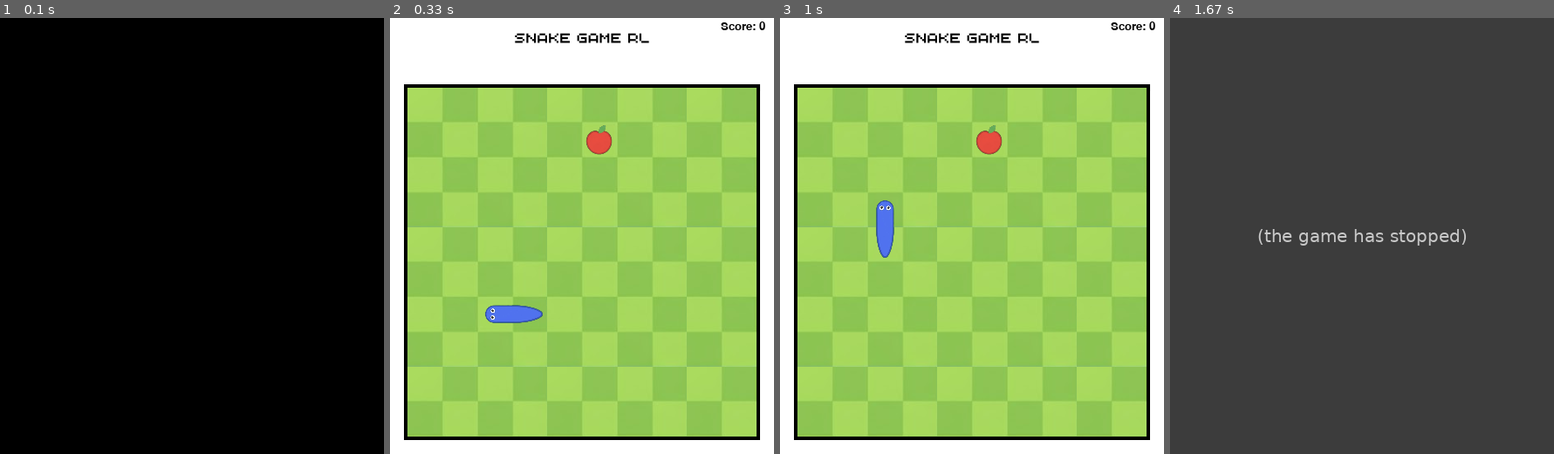
Above: before the commit, frames 1-4 (left to right).
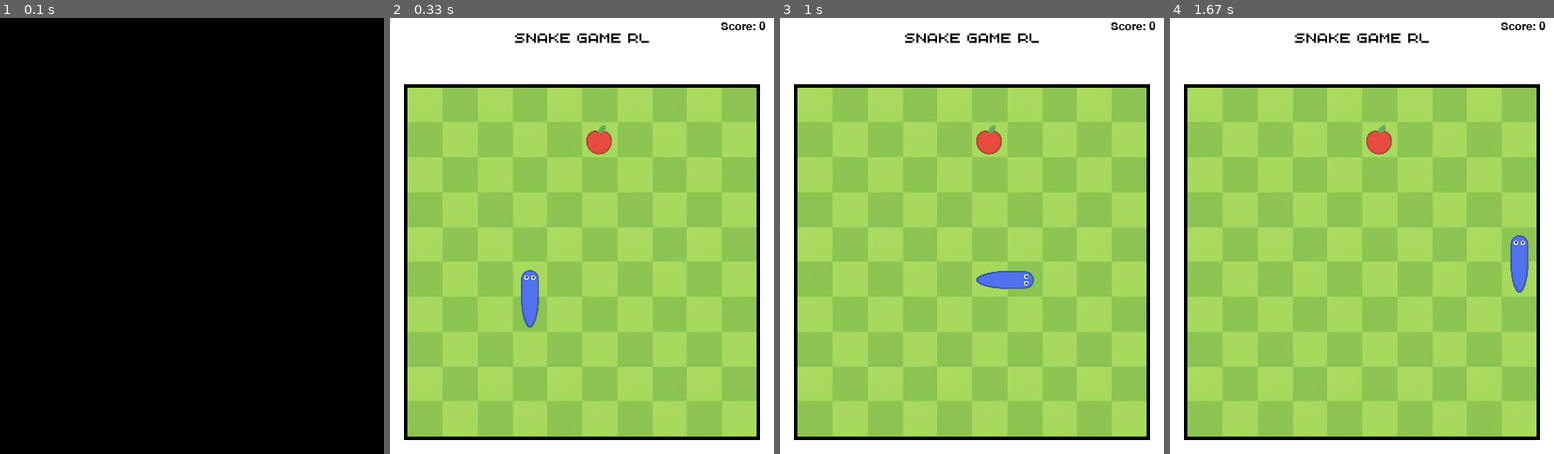
Above: after the commit, the same moments.

Repository: RohanSali/Learning-Projects
Game: pygame game, started from Winking Snake RL/snake.py
Same seed, same stepped clock (60 frames per second), same inputs: the game is played once before the commit and once after it.
Inputs:
- Up to frame 1 (0.1 s): no input
- Up to frame 2 (0.33 s): no input
- Up to frame 3 (1 s): no input
- Up to frame 4 (1.67 s): no input

Frame 1 is identical in both runs. In frame 2, 0.9% of the frame differs, in the area x 24-40%, y 57-71%; in frame 3, 1.1%; in frame 4, 100%, in the area x 0-100%, y 0-100%.
Before the commit the program exited at 1.6 s; later frames show no game.

Commit message:
Isolated Environment, Visualizer and Runner from snake.py

Diff:
--- /dev/null
+++ b/Winking Snake RL/environment/snake.py
@@ -0,0 +1,148 @@
+class SnakeNode :
+    def __init__(self, position, facing, nodeType):
+        self.position = position
+        self.facing = facing      # 0: Up,  1: Right,  2: Bottom,  3: Left
+        self.nodeType = nodeType  # 0: Head, 1: Tail, 2: Body
+        self.whichTurn = 0        # 0: no turn, 1: right, 2: left
+        self.last_pos = position.copy()
+        self.last_facing = facing
+
+class Snake():
+    def __init__(self, position, facing):
+        self.length = 2
+
+        self.head = SnakeNode(position, facing, 0)
+        tail_position = self.get_next_node_loc(parent_position=position,parent_facing=facing)
+        self.tail = SnakeNode(tail_position, facing, 1)
+
+        self.nodes = [self.head, self.tail]
+
+    def get_next_node_loc(self, parent_position, parent_facing):
+        child_pos = None
+        if parent_facing == 0:  # Facing Top
+            child_pos = [parent_position[0], parent_position[1] + 1]
+        elif parent_facing == 1:  # Facing Right
+            child_pos = [parent_position[0] - 1, parent_position[1]]
+        elif parent_facing == 2:  # Facing Bottom
+            child_pos = [parent_position[0], parent_position[1] - 1]
+        elif parent_facing == 3:  # Facing Left
+            child_pos = [parent_position[0] + 1, parent_position[1]]
+
+        return child_pos
+
+    def add_node(self):
+        position = self.tail.position
+        facing = self.tail.facing
+        body_node = SnakeNode(position=position, facing=facing, nodeType=2)
+
+        self.tail.position = self.tail.last_pos.copy()
+        self.tail.facing = self.tail.last_facing
+
+        temp_tail = self.nodes.pop()
+        self.nodes.append(body_node)
+        self.nodes.append(temp_tail)
+
+        self.length += 1
+
+    def move_body(self):
+        """Move all body nodes to follow the previous node."""
+        for i in reversed(range(1, self.length)):
+            x, y = self.nodes[i - 1].position
+            face = self.nodes[i - 1].facing
+            turn = self.nodes[i - 1].whichTurn
+
+            last_pos = self.nodes[i].position.copy()
+            last_face = self.nodes[i].facing
+
+            self.nodes[i].position = [x, y]
+            self.nodes[i].facing = face
+            self.nodes[i].last_pos = last_pos
+            self.nodes[i].last_facing = last_face
+            self.nodes[i].whichTurn = turn
+
+    def move_head(self):
+        """Move head one step in its current direction."""
+        if self.head.facing == 0:      # Up
+            self.head.position[1] -= 1
+        elif self.head.facing == 1:    # Right
+            self.head.position[0] += 1
+        elif self.head.facing == 2:    # Down
+            self.head.position[1] += 1
+        elif self.head.facing == 3:    # Left
+            self.head.position[0] -= 1
+
+    def ahead(self):
+        self.move_body()
+        self.move_head()
+        self.head.whichTurn = 0
+
+    def right(self):
+        self.move_body()
+        self.head.facing = (self.head.facing + 1) % 4  # Look towards Right
+        self.move_head()
+        self.head.whichTurn = 1
+
+    def left(self):
+        self.move_body()
+        self.head.facing = (self.head.facing - 1) % 4  # Look towards Left
+        self.move_head()
+        self.head.whichTurn = 2
+
+    def wink(self):
+        """Special Fucnction that gives snake ability to get more score by shrinking its size directly 2 (initial point) with some penuly."""
+        if self.length > 2 :
+            pos = self.nodes[1].position
+            face = self.nodes[1].facing
+            last_pos = self.nodes[1].last_pos
+            last_face = self.nodes[1].last_facing
+
+            self.tail.position = pos.copy()
+            self.tail.facing = face
+            self.tail.last_pos = last_pos.copy()
+            self.tail.last_facing = last_face
+
+            for _ in range(self.length-1):
+                self.nodes.pop()
+
+            self.nodes.append(self.tail)
+            self.length = 2
+        else :
+            self.ahead()
+
+
+    def didCollide(self, grid):
+        """Returns true is head position is out of grid or on the current position of its body"""
+        collide = False
+
+        x, y = self.head.position
+        if x < 0 or x >= grid.layout[0] or y < 0 or y >= grid.layout[1]:
+            collide = True
+
+        for node in self.nodes[2:]:
+            if node.position == [x, y]:
+                collide = True
+
+        return collide
+
+class Apple:
+    def __init__(self, position):
+        self.position = position
+        self.eaten = False
+
+class Grid:
+    def __init__(self, grid_layout, grid_size, grid_location):
+        self.layout = grid_layout
+        self.size = grid_size
+        self.x = grid_location[0]
+        self.y = grid_location[1]
+        self.cell_size = ((self.size[0] / self.layout[0]), (self.size[1] / self.layout[1]))
+
+    def get_cell(self, x, y):
+        cell_x = x - self.x // (self.cell_size[0])
+        cell_y = y - self.y // (self.cell_size[1])
+        return [cell_x, cell_y]
+
+    def get_location(self, cell_x, cell_y):
+        x = cell_x * self.cell_size[0]
+        y = cell_y * self.cell_size[1]
+        return [self.x + x, self.y + y]
--- /dev/null
+++ b/Winking Snake RL/runner.py
@@ -0,0 +1,140 @@
+import sys
+from pathlib import Path
+import random
+
+from environment.snake import Snake, Grid, Apple
+from visualizer.pygame_visualizer import Visualizer, GRID_SIZE, GRID_LOC
+
+GRID_NAME = "Grid_10.png"
+GRID_LAYOUT = (10, 10)
+
+def reset_environment(apple_count=1):
+    grid = Grid(grid_layout=GRID_LAYOUT, grid_size=GRID_SIZE, grid_location=GRID_LOC)
+
+    s_cell_x, s_cell_y = random.randrange(grid.layout[0]), random.randrange(grid.layout[1])
+    directions = [0, 1, 2, 3]  # Up, Right, Down, Left
+    if s_cell_x == 0:
+        directions.remove(1)  # must not face right
+    if s_cell_x == grid.layout[0] - 1:
+        directions.remove(3)  # must not face left
+    if s_cell_y == 0:
+        directions.remove(2)  # must not face down
+    if s_cell_y == grid.layout[1] - 1:
+        directions.remove(0)  # must not face up
+    facing = random.choice(directions)
+    snake = Snake(position=[s_cell_x, s_cell_y], facing=facing)
+
+    apples = []
+    filled_positions = []
+    for _ in range(apple_count):
+        a_cell_x, a_cell_y = random.randrange(grid.layout[0]), random.randrange(grid.layout[1])
+
+        while [a_cell_x, a_cell_y] in filled_positions or (
+            [a_cell_x, a_cell_y] in [snake.head.position, snake.tail.position]
+        ):
+            a_cell_x, a_cell_y = random.randrange(grid.layout[0]), random.randrange(grid.layout[1])
+
+        apple = Apple(position=[a_cell_x, a_cell_y])
+        apples.append(apple)
+        if [a_cell_x, a_cell_y] not in filled_positions:
+            filled_positions.append([a_cell_x, a_cell_y])
+
+    return grid, snake, apples, filled_positions
+
+
+def step(action, grid, snake, apples, filled_positions, score, apple_count):
+    if action == "ahead":
+        snake.ahead()
+    elif action == "right":
+        snake.right()
+    elif action == "left":
+        snake.left()
+    elif action == "wink":
+        snake.wink()
+    else:
+        print("INVALID ACTION!!!")
+
+    for apple in apples:
+        if snake.head.position == apple.position:
+            apple.eaten = True
+            snake.add_node()
+            score += 1
+
+    for apple in apples:
+        if apple.eaten:
+            apples.remove(apple)
+            filled_positions.remove(apple.position)
+            snake_positions = [node.position for node in snake.nodes]
+
+            a_cell_x, a_cell_y = random.randrange(grid.layout[0]), random.randrange(grid.layout[1])
+            while [a_cell_x, a_cell_y] in filled_positions or ([a_cell_x, a_cell_y] in snake_positions):
+                a_cell_x, a_cell_y = random.randrange(grid.layout[0]), random.randrange(grid.layout[1])
+
+            new_apple = Apple(position=[a_cell_x, a_cell_y])
+            apples.append(new_apple)
+            if [a_cell_x, a_cell_y] not in filled_positions:
+                filled_positions.append([a_cell_x, a_cell_y])
+
+    done = False
+
+    if snake.didCollide(grid):
+        print("Snake Collided !")
+        print("Final Score: ", score)
+        done = True
+
+    if snake.length + apple_count == (grid.layout[0] * grid.layout[1]):
+        print("Grid is Full")
+        print("Final Score:", score)
+        done = True
+
+    return score, done
+
+
+def choose_action():
+    return random.choice(["ahead", "right", "left", "wink"])
+
+
+def run_episode(render=True, fps=5, apple_count=1, visualizer=None):
+    grid, snake, apples, filled_positions = reset_environment(apple_count)
+
+    owns_visualizer = visualizer is None
+    if render and visualizer is None:
+        visualizer = Visualizer(
+            grid_name=GRID_NAME,
+            grid_layout=GRID_LAYOUT,
+            fps=fps,
+        )
+        visualizer.init()
+
+    score = 0
+    run = True
+    while run:
+        if render and visualizer is not None:
+            visualizer.tick()
+            if not visualizer.handle_events():
+                run = False
+                break
+
+        action = choose_action()
+        print("Action Taken: ", action)
+
+        score, done = step(action, grid, snake, apples, filled_positions, score, apple_count)
+
+        if render and visualizer is not None:
+            visualizer.render(grid, apples, snake, score)
+
+        if done:
+            run = False
+
+    if render and owns_visualizer and visualizer is not None:
+        visualizer.close()
+
+    return score
+
+
+def main(render=True, fps=5):
+    run_episode(render=render, fps=fps, apple_count=90)
+
+
+if __name__ == "__main__":
+    main()
--- a/Winking Snake RL/snake.py
+++ b/Winking Snake RL/snake.py
@@ -272,7 +272,7 @@
                 pygame.quit()
                 quit()
 
-        action = random.choice(["ahead", "right", "left"])
+        action = random.choice(["ahead", "right", "left", "wink"])
 
         print("Action Taken: ", action)
 
--- /dev/null
+++ b/Winking Snake RL/visualizer/pygame_visualizer.py
@@ -0,0 +1,124 @@
+import os
+from pathlib import Path
+import pygame
+
+pygame.font.init()
+
+SCRIPT_DIR = Path(__file__).resolve().parent
+ROOT_DIR = SCRIPT_DIR.parent
+IMG_DIR = os.path.join(ROOT_DIR, "imgs")
+
+GRID_SIZE = (400, 400)
+GRID_LOC = (20, 80)
+
+WIN_WIDTH = 440
+WIN_HEIGHT = 500
+
+
+class Visualizer:
+    def __init__(self,grid_name="Grid_10.png", grid_layout=(10,10), fps=5, win_width=WIN_WIDTH, win_height=WIN_HEIGHT):
+        self.grid_name = grid_name
+        self.grid_layout = grid_layout
+        self.cell_size = (
+            int(GRID_SIZE[0] / grid_layout[0]),
+            int(GRID_SIZE[1] / grid_layout[1]),
+        )
+        self.fps = fps
+        self.win_width = win_width
+        self.win_height = win_height
+        self.win = None
+        self.clock = None
+        self.stat_font = None
+        self._initialized = False
+
+    def init(self):
+        if self._initialized:
+            return
+
+        pygame.font.init()
+        self.win = pygame.display.set_mode((self.win_width, self.win_height))
+        self.clock = pygame.time.Clock()
+        self.stat_font = pygame.font.SysFont("comicsans", 20)
+
+        cell_size = self.cell_size
+        self.bg_img = pygame.image.load(os.path.join(IMG_DIR, "BgIMG.png"))
+        self.grid_img = pygame.image.load(os.path.join(IMG_DIR, self.grid_name))
+        self.snake_imgs = [
+            pygame.transform.scale(pygame.image.load(os.path.join(IMG_DIR, "Head.png")), cell_size),
+            pygame.transform.scale(pygame.image.load(os.path.join(IMG_DIR, "Tail.png")), cell_size),
+            pygame.transform.scale(pygame.image.load(os.path.join(IMG_DIR, "Body.png")), cell_size),
+            pygame.transform.scale(pygame.image.load(os.path.join(IMG_DIR, "RightTurn.png")), cell_size),
+            pygame.transform.scale(pygame.image.load(os.path.join(IMG_DIR, "LeftTurn.png")), cell_size),
+        ]
+        self.apple_img = pygame.transform.scale(pygame.image.load(os.path.join(IMG_DIR, "Apple.png")), cell_size)
+
+        self._initialized = True
+
+    def handle_events(self):
+        for event in pygame.event.get():
+            if event.type == pygame.QUIT:
+                return False
+        return True
+
+    def tick(self):
+        if self.clock is not None:
+            self.clock.tick(self.fps)
+
+    def render(self, grid, apples, snake, score):
+        if not self._initialized:
+            self.init()
+
+        self.win.blit(self.bg_img, (0, 0))
+
+        text = self.stat_font.render("Score: " + str(score), 1, (0, 0, 0))
+        self.win.blit(text, (self.win_width - 10 - text.get_width(), 3))
+
+        # Grid
+        self.win.blit(self.grid_img, (grid.x, grid.y))
+
+        # Apples
+        for apple in apples:
+            x, y = grid.get_location(apple.position[0], apple.position[1])
+            self.win.blit(self.apple_img, (x, y))
+
+        # Snake
+        for i in range(snake.length):
+            node_type = snake.nodes[i].nodeType
+            position = snake.nodes[i].position
+            x, y = grid.get_location(position[0], position[1])
+            face = snake.nodes[i].facing
+
+            idx = node_type
+
+            if node_type == 2:
+                turn = snake.nodes[i - 1].whichTurn
+                if turn == 1:
+                    idx = 3
+                elif turn == 2:
+                    idx = 4
+            elif node_type == 1:
+                face = snake.nodes[i - 1].facing
+
+            image = self.snake_imgs[idx]
+
+            rotation = 0  # No rotation
+            if face == 1:
+                rotation = 270  # 90 deg anti-clockwise
+            elif face == 2:
+                rotation = 180  # 180 deg anti-clockwise
+            elif face == 3:
+                rotation = 90  # 270 deg anti-clockwise
+            rotated_image = pygame.transform.rotate(image, rotation)
+            new_rect = rotated_image.get_rect(
+                center=image.get_rect(topleft=(x, y)).center
+            )  # keep centered correctly after rotation
+
+            self.win.blit(rotated_image, new_rect.topleft)
+
+        pygame.display.update()
+
+    def close(self):
+        """Shut pygame down cleanly."""
+        if self._initialized:
+            pygame.quit()
+            self._initialized = False
Not shown, changed: .gitignore
